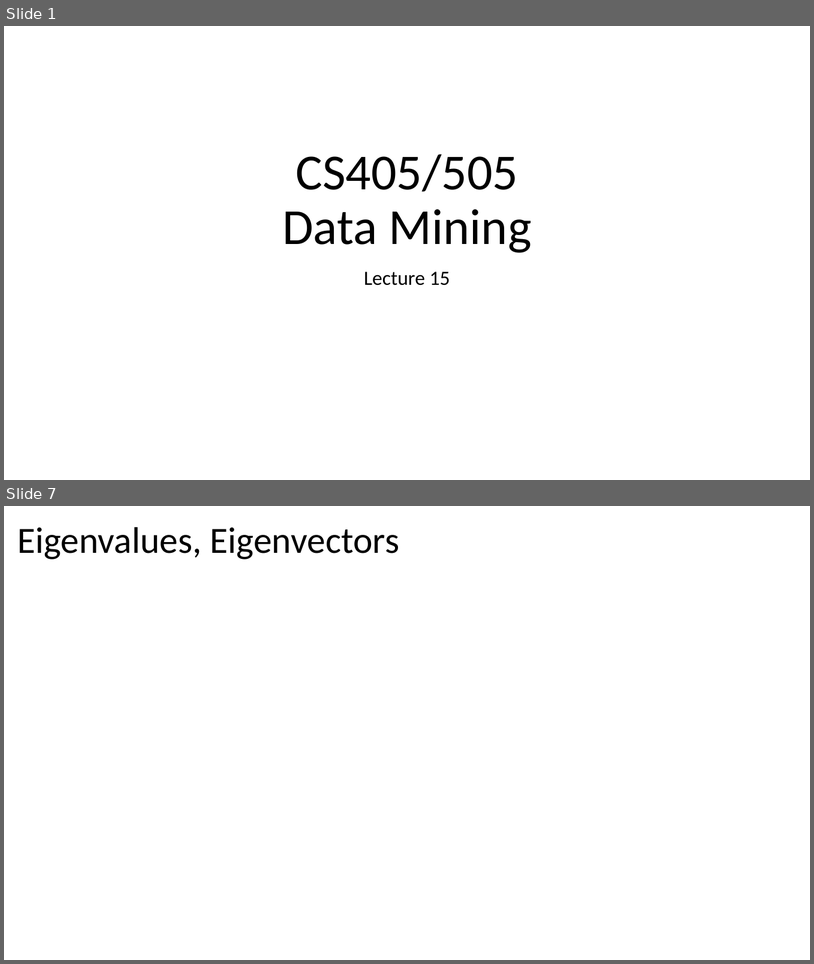
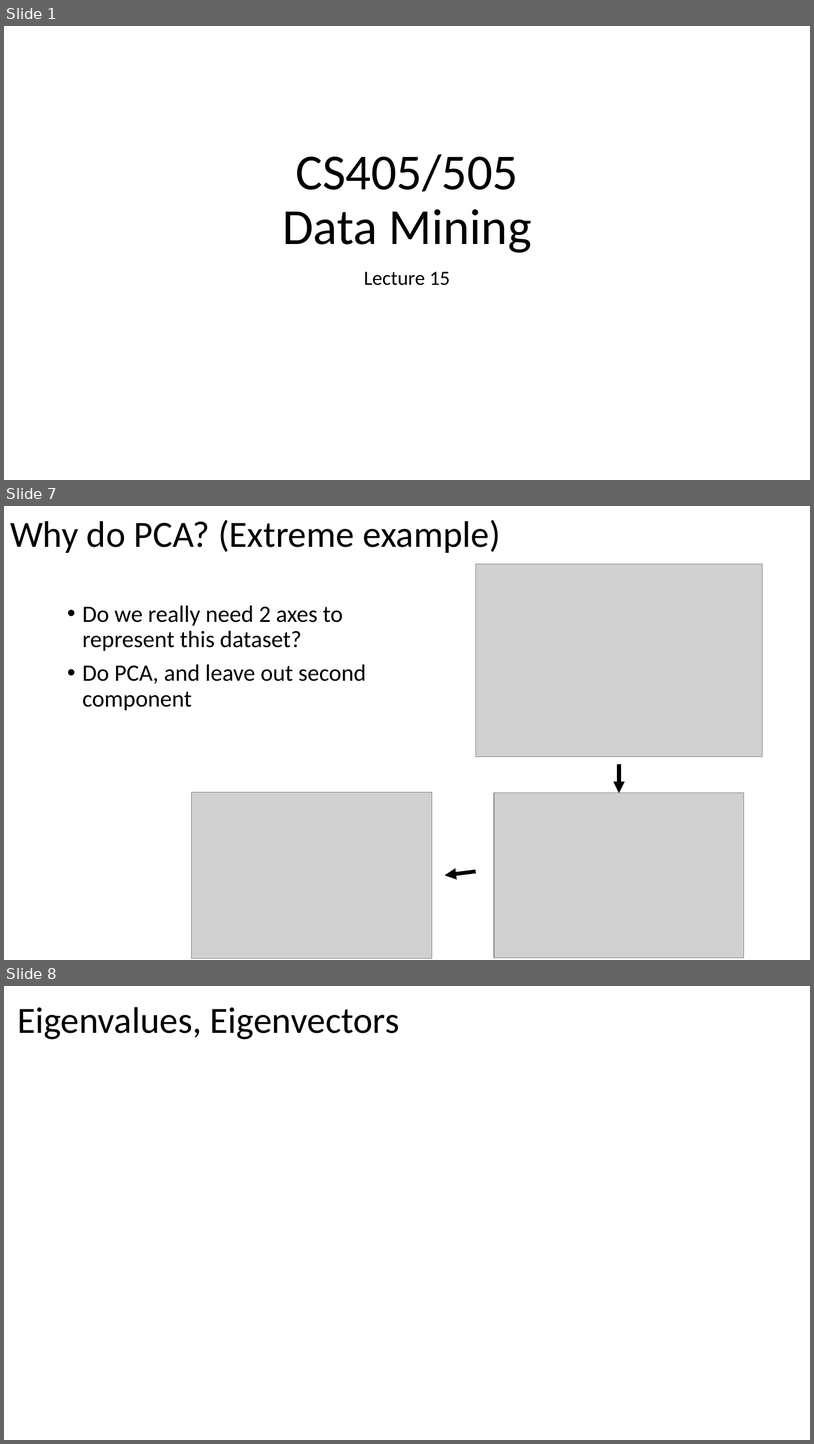
Before and after one commit to russellu/cs405, a slide deck: Lecture_15.pptx. Shown one above the other, each under a label of ours: slides 1 and 7 before the commit, slides 1, 7 and 8 after it; the slides between them are not shown. The pictures are 814x964 and 814x1444 pixels, drawn with LibreOffice and Linux fonts; fonts in the diff are those of the drawing; grey boxes stand for pictures. Boxes give left, top, right and bottom in pixels: in the first picture for what was removed or moved away, otherwise in the second. Text is boxed around its words. In the diff, an @@ line names an element or a change of style, - is before the commit and + after.

```diff
--- a/Lecture_15.pptx
+++ b/Lecture_15.pptx
@@ slide 7 added at bbox=[4, 506, 810, 960], background #FFFFFF @@
@@ title added at bbox=[10, 520, 501, 553], 44 pt, text #000000 @@
+Why do PCA? (Extreme example)
@@ picture added at bbox=[476, 564, 762, 756] @@
@@ text added at bbox=[83, 605, 366, 711], 28 pt, text #000000 @@
+• Do we really need 2 axes to represent this dataset?
+• Do PCA, and leave out second component
@@ arrow added from (619, 764) to (619, 793), #000000 4.5 pt @@
@@ picture added at bbox=[192, 792, 432, 958] @@
@@ picture added at bbox=[495, 793, 745, 958] @@
@@ arrow added from (476, 871) to (445, 875), #000000 4.5 pt @@
@@ what was slide 7 is now slide 8 @@
```
Also in this commit, not shown: 6 slides changed, 5 other slides added, 2 other files.
